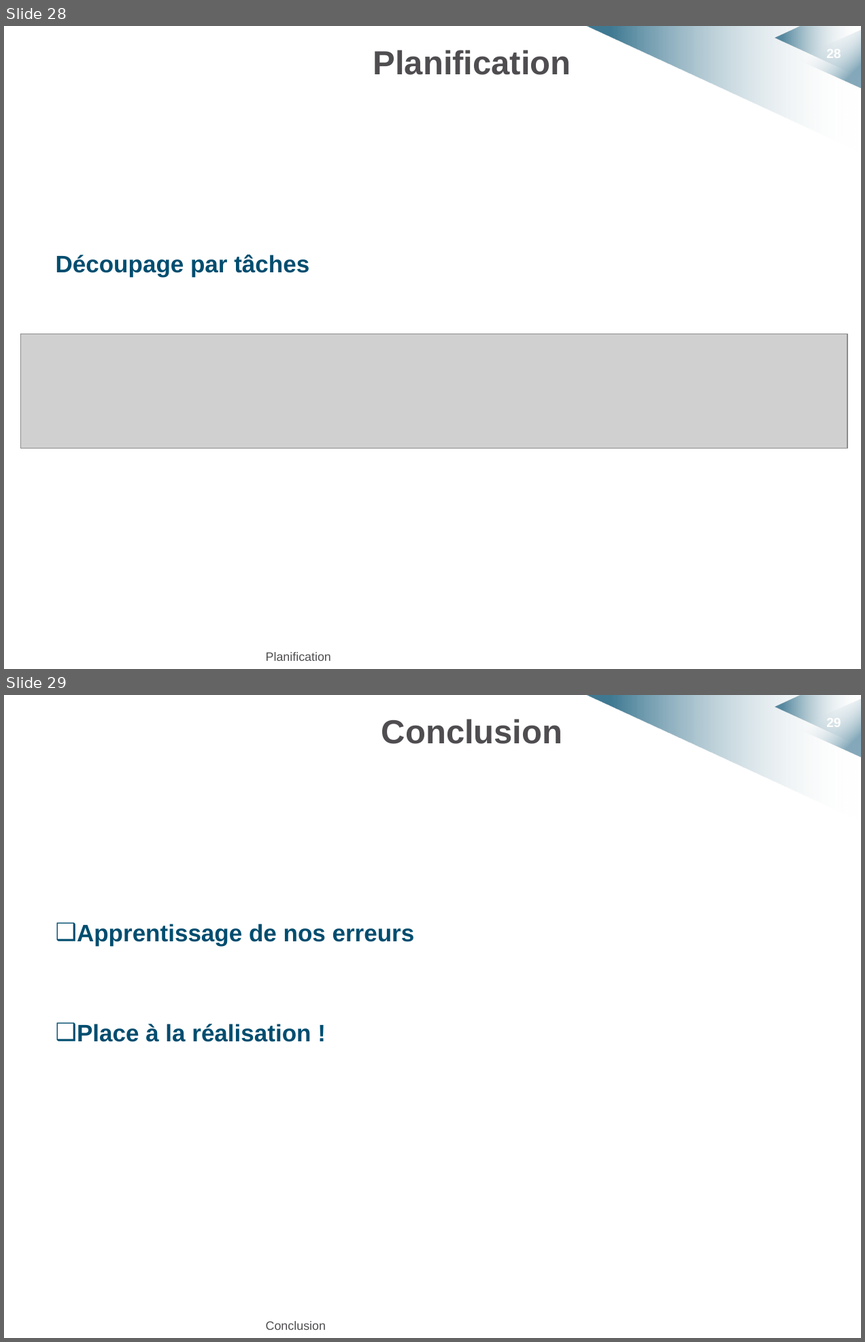
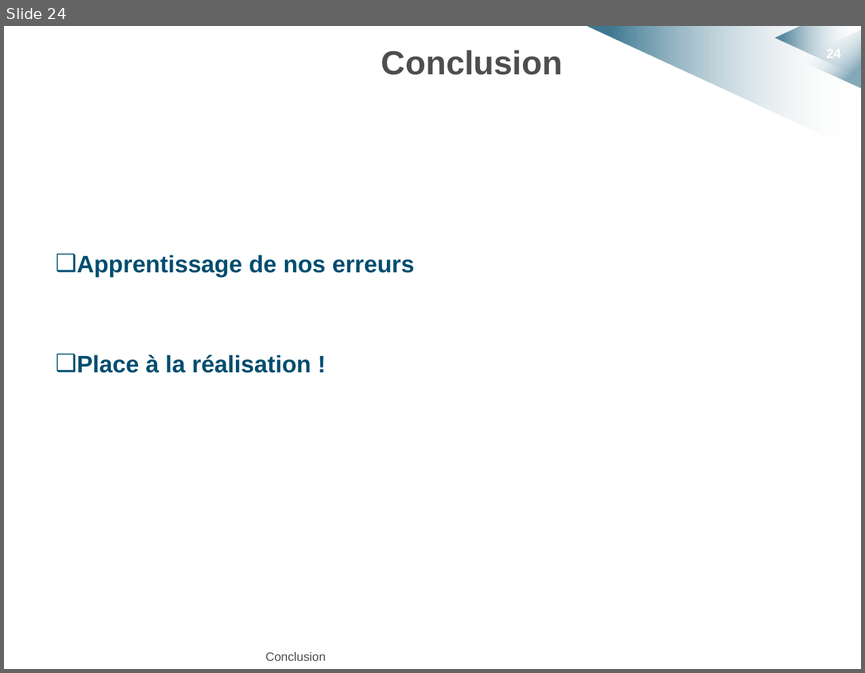
Before and after one commit to HKervadec/korrigolo, a slide deck: soutenances/projet_decembre/soutenance_projet_decembre.pptx. Shown one above the other, each under a label of ours: slides 28 and 29 before the commit, slide 24 after it. The pictures are 865x1342 and 865x673 pixels, drawn with LibreOffice and Linux fonts; fonts in the diff are those of the drawing; grey boxes stand for pictures; background and template pictures are left out. Boxes give left, top, right and bottom in pixels: in the first picture for what was removed or moved away, otherwise in the second. Text is boxed around its words. In the diff, an @@ line names an element or a change of style, - is before the commit and + after.

```diff
--- a/soutenances/projet_decembre/soutenance_projet_decembre.pptx
+++ b/soutenances/projet_decembre/soutenance_projet_decembre.pptx
@@ slide 28 removed at [4,26,861,669], background #FFFFFF; not listed: 4 template elements that a slide beside it also shows @@
@@ title removed at [373,50,571,75] @@
-Planification
@@ text removed at [56,254,309,277] @@
-Découpage par tâches
@@ picture removed at [21,333,848,448] @@
@@ text removed at [266,652,331,660] @@
-Planification
@@ what was slide 29 is now slide 24 @@
@@ page number at [826,46,840,61]: text changed @@
-29
+24
```
Also in this commit, not shown: 3 slides changed, 2 slides added, 6 other slides removed.
